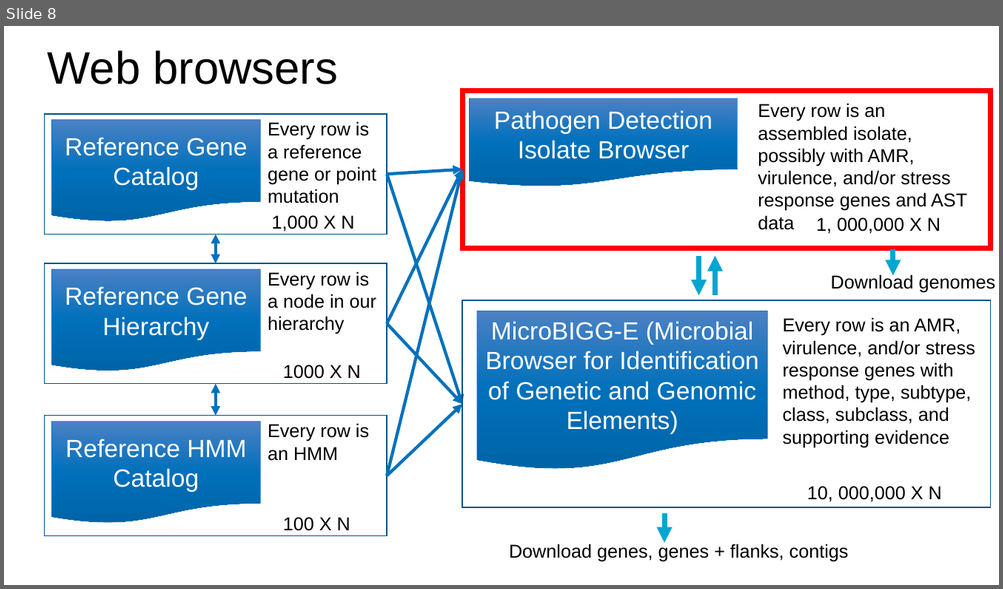
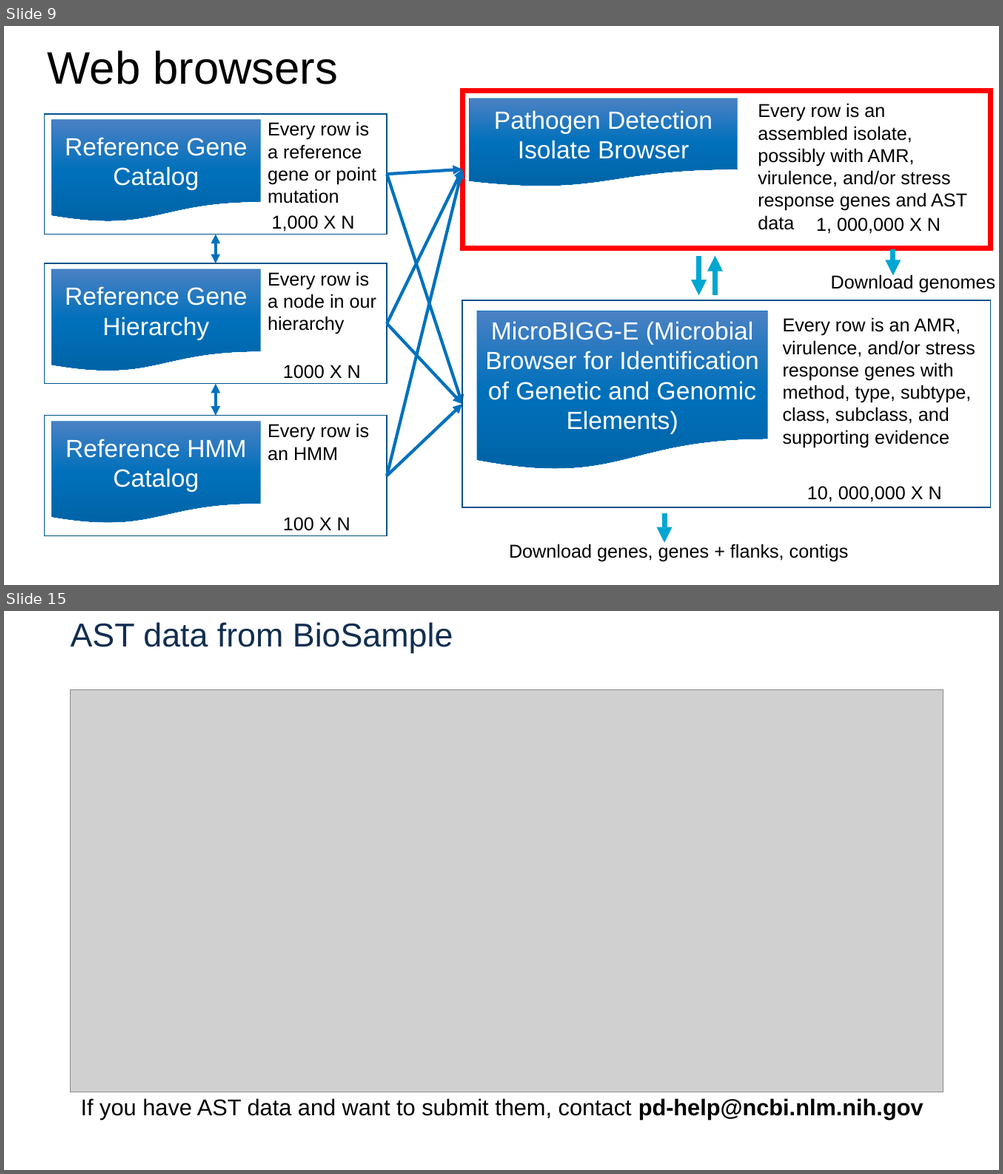
Before and after one commit to ncbi/workshop-asm-big-2026, a slide deck: outbreak/outbreak.pptx. Shown one above the other, each under a label of ours: slide 8 before the commit, slides 9 and 15 after it; the slides between them are not shown. The pictures are 1003x589 and 1003x1174 pixels, drawn with LibreOffice and Linux fonts; fonts in the diff are those of the drawing; grey boxes stand for pictures; background and template pictures are left out. Boxes give left, top, right and bottom in pixels: in the first picture for what was removed or moved away, otherwise in the second. Text is boxed around its words. In the diff, an @@ line names an element or a change of style, - is before the commit and + after.

```diff
--- a/outbreak/outbreak.pptx
+++ b/outbreak/outbreak.pptx
@@ slide 15 added at <box>4,611,999,1170</box>, background #FFFFFF @@
@@ title added at <box>71,622,453,653</box>, 32 pt, text #112E51 @@
+AST data from BioSample
@@ picture added at <box>71,690,942,1093</box> @@
@@ text added at <box>81,1099,923,1119</box>, 22 pt, text #000000 @@
+If you have AST data and want to submit them, contact pd-help@ncbi.nlm.nih.gov
@@ what was slide 8 is now slide 9 @@
```
Also in this commit, not shown: 8 other slides added, 1 other file.
